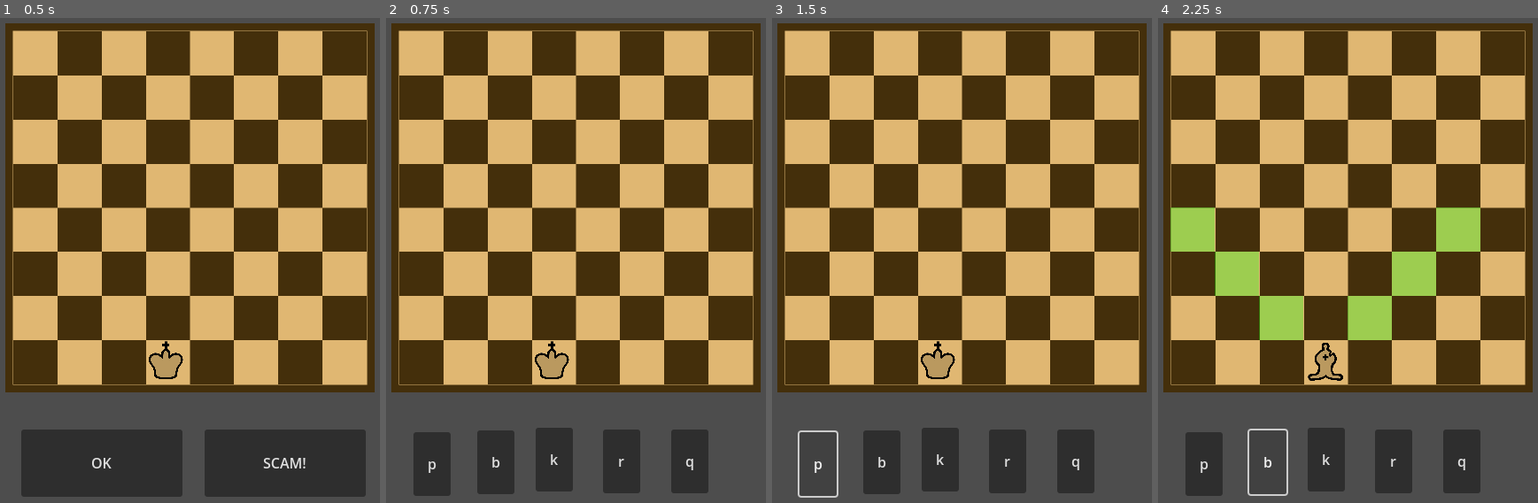
Above: before the commit, frames 1-4 (left to right).
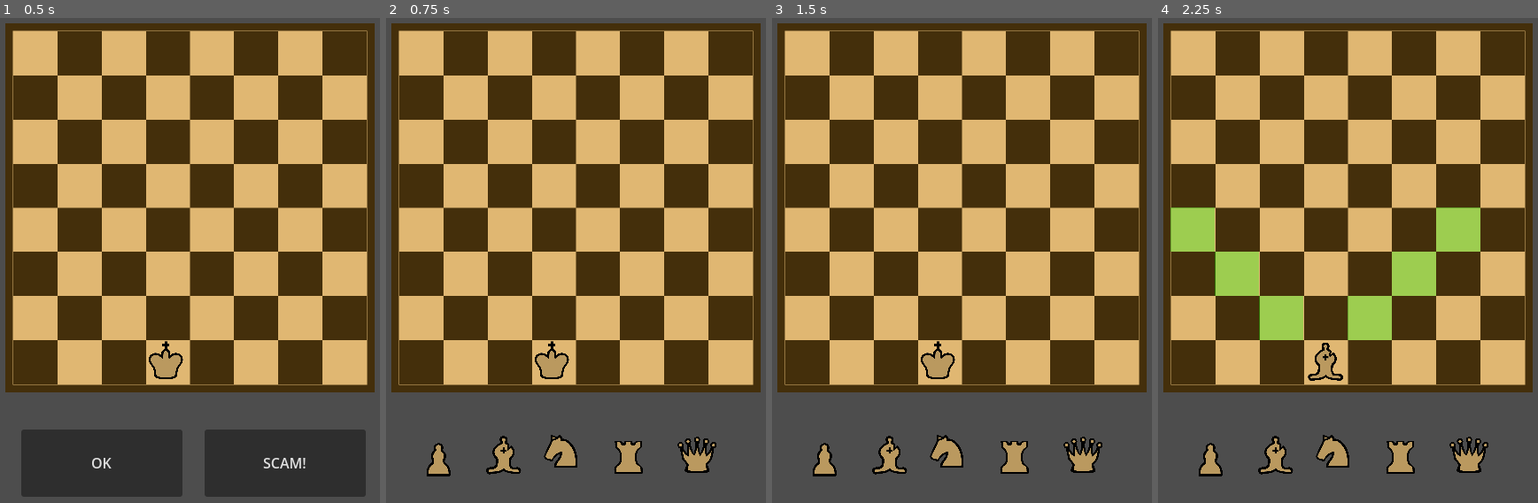
Above: after the commit, the same moments.

Repository: mljkvc/Blokejd-GameJam
Game: Godot game, scene res://scenes/manager.tscn
Same seed, same stepped clock (60 frames per second), same inputs: the game is played once before the commit and once after it.
Inputs (mouse positions are in pixels of both pictures, inside the frame that each line leads up to; where the layout moved, square brackets give the same spot in the first picture):
- Up to frame 1 (0.5 s): no input
- Up to frame 2 (0.75 s): click "OK" at 0.5 s
- Up to frame 3 (1.5 s): click (825, 459) [817, 464] at 1.25 s
- Up to frame 4 (2.25 s): click (1275, 454) [1268, 464] at 2 s

Frame 1 is identical in both runs. In frame 2, 6.5% of the frame differs, in the area x 7-87%, y 84-99%; in frame 3, 5.7%; in frame 4, 5.8%.

Commit message:
icon change

Diff:
--- a/scenes/choose_a_piece.tscn
+++ b/scenes/choose_a_piece.tscn
@@ -1,6 +1,11 @@
-[gd_scene load_steps=2 format=3 uid="uid://drfkvmmmwnkal"]
+[gd_scene load_steps=7 format=3 uid="uid://drfkvmmmwnkal"]
 
 [ext_resource type="Script" path="res://scripts/choose_a_piece.gd" id="1_2x5qj"]
+[ext_resource type="Texture2D" uid="uid://ckr3p71q2pwas" path="res://sprites/chess_pieces/beli_lovac.png" id="2_kyp74"]
+[ext_resource type="Texture2D" uid="uid://bpwnqhee23cxh" path="res://sprites/chess_pieces/beli_piun.png" id="2_sg66y"]
+[ext_resource type="Texture2D" uid="uid://bjqnj283oc0h2" path="res://sprites/chess_pieces/beli_konj.png" id="3_8dby0"]
+[ext_resource type="Texture2D" uid="uid://bv4anbglj81k7" path="res://sprites/chess_pieces/bela_kraljica.png" id="4_vkil4"]
+[ext_resource type="Texture2D" uid="uid://c71mnblam1gvf" path="res://sprites/chess_pieces/beli_top.png" id="5_itagh"]
 
 [node name="ChooseAPiece" type="Node2D"]
 script = ExtResource("1_2x5qj")
@@ -10,35 +15,45 @@
 offset_top = 35.0
 offset_right = 91.0
 offset_bottom = 107.0
-text = "p"
+scale = Vector2(0.14, 0.14)
+icon = ExtResource("2_sg66y")
+flat = true
 
 [node name="bishop" type="Button" parent="."]
 offset_left = 121.0
 offset_top = 33.0
 offset_right = 163.0
 offset_bottom = 105.0
-text = "b"
+scale = Vector2(0.14, 0.14)
+icon = ExtResource("2_kyp74")
+flat = true
 
 [node name="knight" type="Button" parent="."]
 offset_left = 187.0
 offset_top = 30.0
 offset_right = 229.0
 offset_bottom = 102.0
-text = "k"
+scale = Vector2(0.14, 0.14)
+icon = ExtResource("3_8dby0")
+flat = true
 
 [node name="rook" type="Button" parent="."]
 offset_left = 263.0
 offset_top = 32.0
 offset_right = 305.0
 offset_bottom = 104.0
-text = "r"
+scale = Vector2(0.14, 0.14)
+icon = ExtResource("5_itagh")
+flat = true
 
 [node name="queen" type="Button" parent="."]
 offset_left = 340.0
 offset_top = 32.0
 offset_right = 382.0
 offset_bottom = 104.0
-text = "q"
+scale = Vector2(0.14, 0.14)
+icon = ExtResource("4_vkil4")
+flat = true
 
 [connection signal="pressed" from="pawn" to="." method="_on_pawn_pressed"]
 [connection signal="pressed" from="bishop" to="." method="_on_bishop_pressed"]
